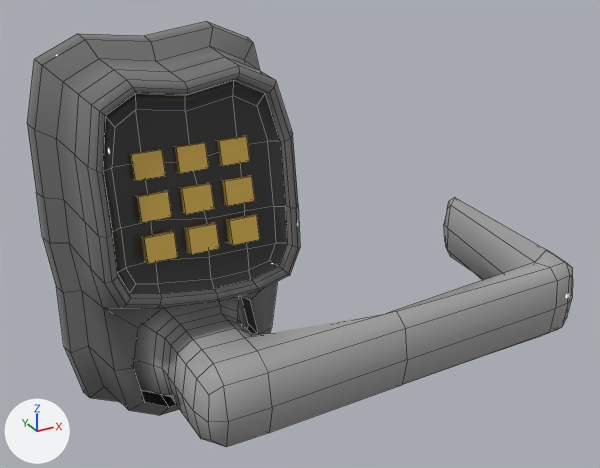
Before and after pictures for a commit that changed the FBX model Assets/3D Models/Keypad2.fbx.
One viewpoint serves both versions: a 50 mm lens placed at (-21.7, -70.3, 48.0), pointed at (14.3, -4.8, 15.3). The lights are fixed; the arrows at lower left show +X, +Y and +Z. The older version comes first. Mesh edges are drawn as thin lines. Where no turn or scale is listed for an object, it has been applied to the vertices.

Objects in the first picture: 'Box005', 'Handle'.
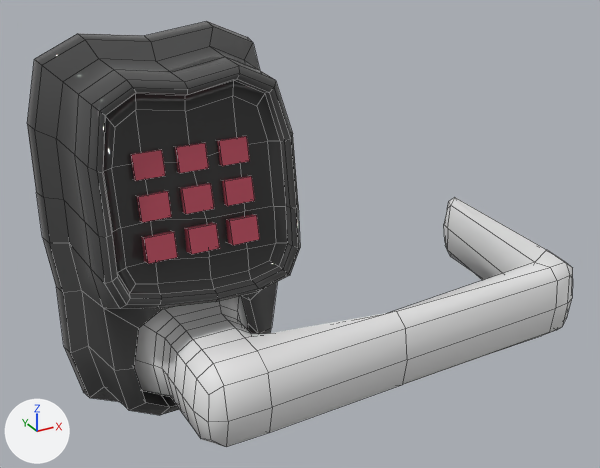
Where the newer file only moved an object's origin or applied its transform, the numbers keep the older frame.

Pixel boxes (x1, y1, x2, y2) of what changed, in the pictures (600 x 468 px):
'Box005', recoloured (grey to dark grey)
    both: (27, 21, 300, 415)
'Handle', recoloured (grey to white)
    both: (134, 197, 573, 447)

What changed in the scene script:
```text
Change mat_material__13:
    mat_material__13.base_color: (0.159, 0.159, 0.159) -> (0.0666, 0.0666, 0.0666)  # grey #6f6f6f -> dark grey #494949
Change mat_material__15:
    mat_material__15.base_color: (0.617, 0.396, 0.0684) -> (0.501, 0.0723, 0.116)  # yellow #cea94a -> red #bc4c60
Change me_mesh_001:
    where me_mesh_001.from_pydata(...)  # 125 vertices, 118 faces; spans x -6.1..40.4, y -8.7..16.3, z -4.7..5.9
    remove me_mesh_001.materials.append(mat_material__16)  # grey #a3a3a3
```
